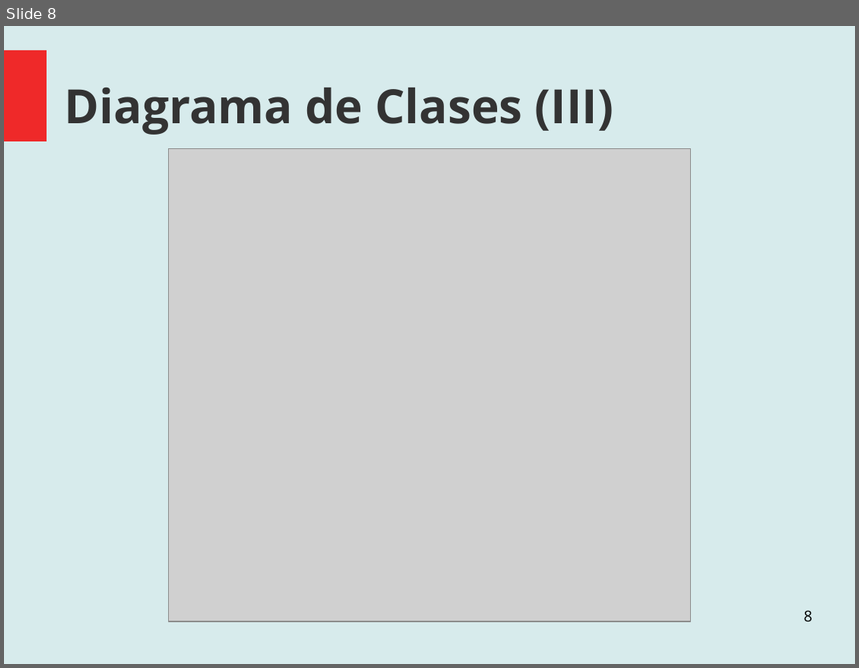
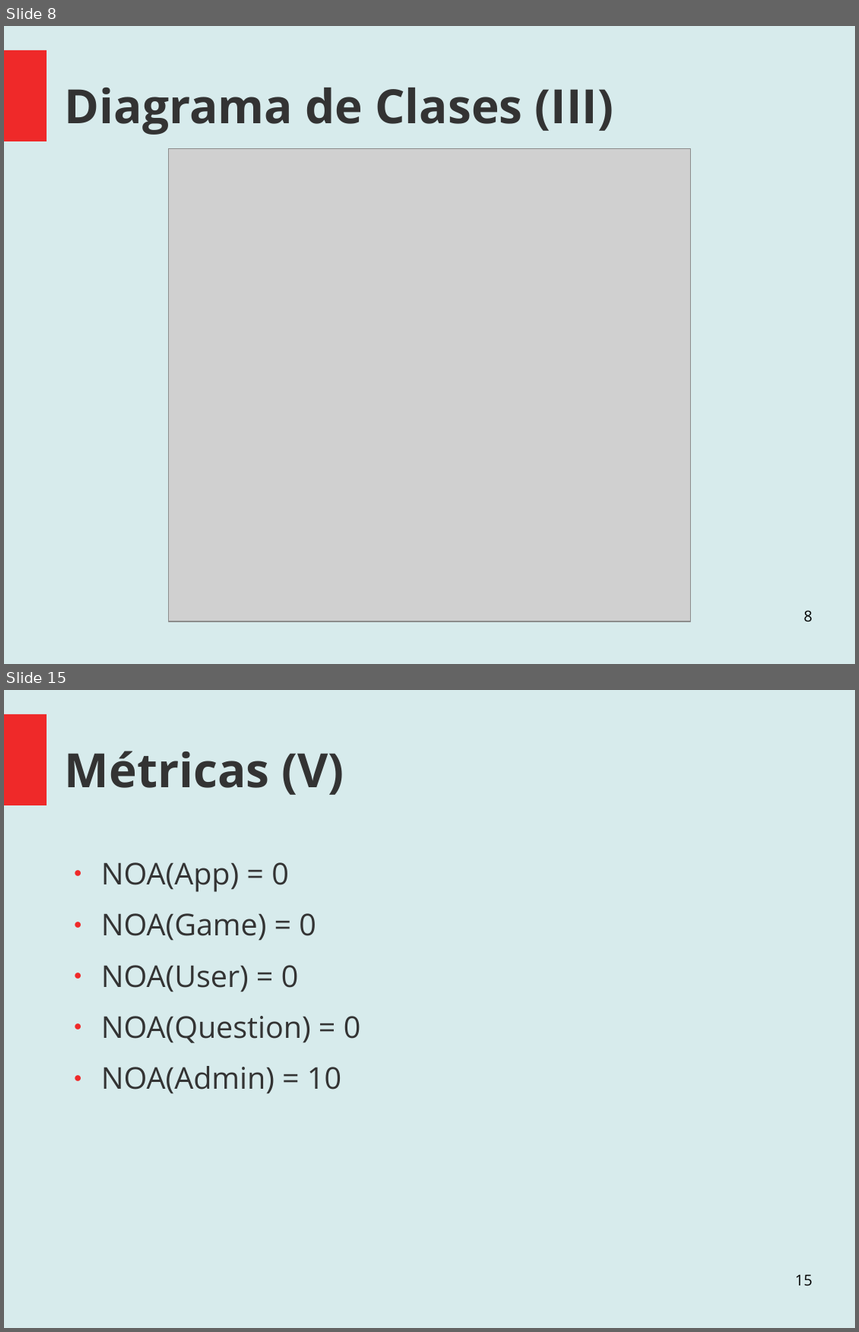
Before and after one commit to santiago-m/ProyectoAnalisisYDise-o, a slide deck: Documentation/Muestra de Avances.odp. Shown one above the other, each under a label of ours: slide 8 before the commit, slides 8 and 15 after it; the slides between them are not shown. The pictures are 859x668 and 859x1332 pixels, drawn with LibreOffice and Linux fonts; fonts in the diff are those of the drawing; grey boxes stand for pictures. Boxes give left, top, right and bottom in pixels: in the first picture for what was removed or moved away, otherwise in the second. Text is boxed around its words. In the diff, an @@ line names an element or a change of style, - is before the commit and + after.

```diff
--- a/Documentation/Muestra de Avances.odp
+++ b/Documentation/Muestra de Avances.odp
@@ slide 15 added at bbox=[4, 690, 855, 1328], background #D7EBEC; not listed: 1 template element that a slide beside it also shows @@
@@ title added at bbox=[65, 751, 344, 795], 44 pt, text #333333, bold @@
+Métricas (V)
@@ text added at bbox=[101, 863, 361, 1094], 28 pt, text #333333 @@
+● NOA(App) = 0
+● NOA(Game) = 0
+● NOA(User) = 0
+● NOA(Question) = 0
+● NOA(Admin) = 10
@@ page number added at bbox=[795, 1275, 813, 1287], 14 pt, text #000000 @@
+15
```
Also in this commit, not shown: 3 slides changed, 6 other slides added, 2 slides removed.
